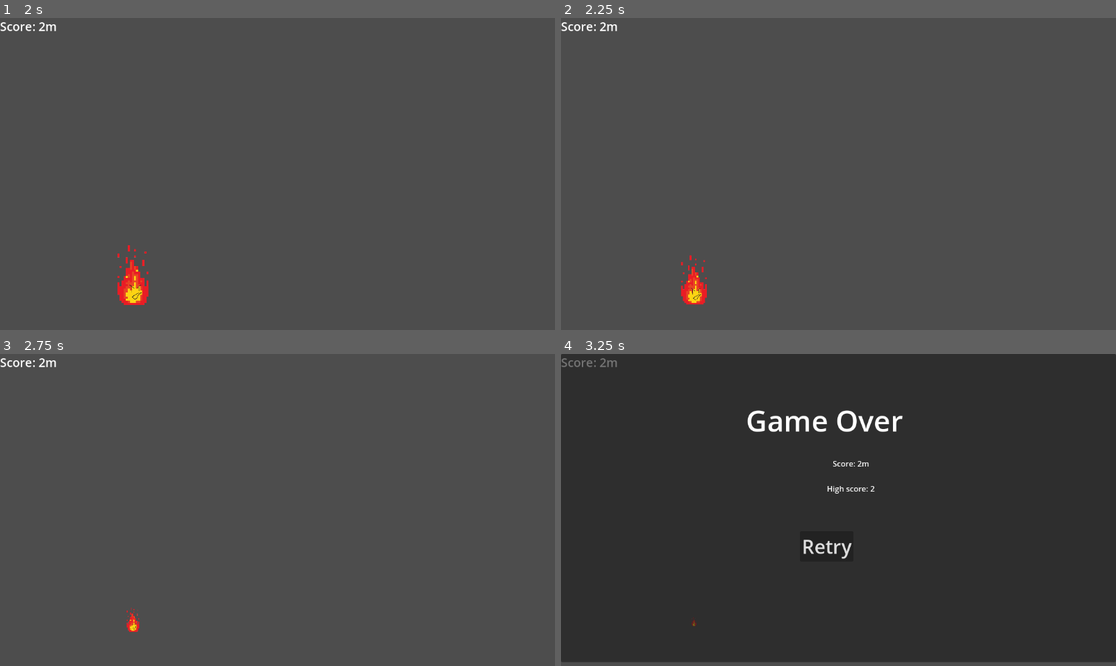
Above: before the commit, frames 1-4 (two rows, left to right).
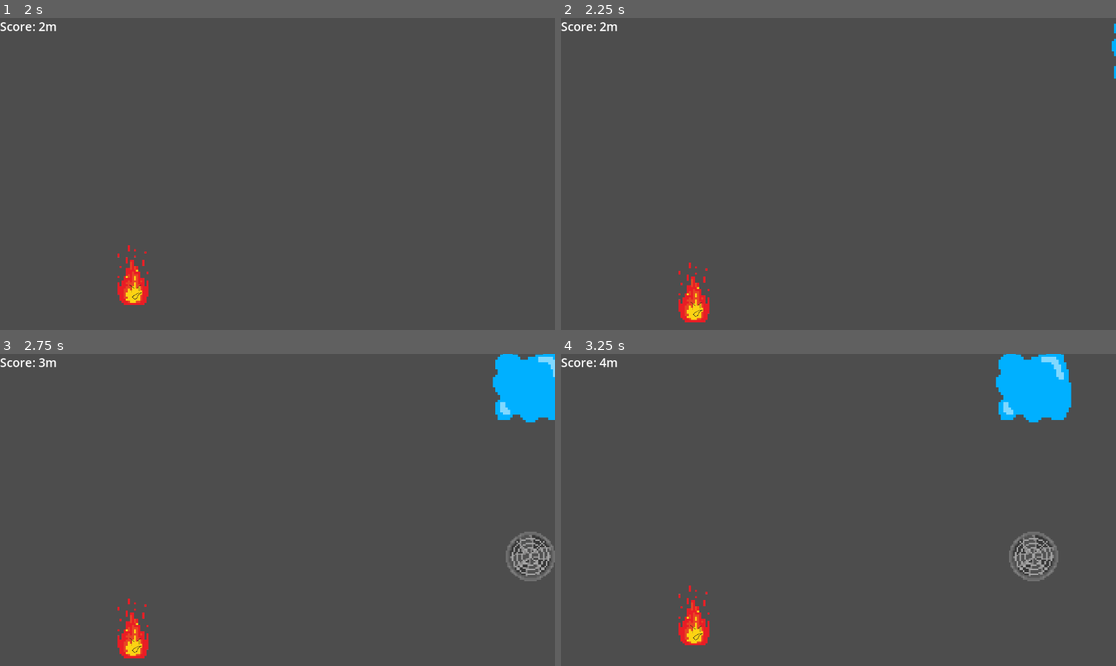
Above: after the commit, the same moments.

Repository: slamontly/Flameborne-Ragestorm
Game: Godot game, scene res://Scenes/Game Scene.tscn
Same seed, same stepped clock (60 frames per second), same inputs: the game is played once before the commit and once after it. The engine's default icon, where the game draws it, is replaced by a stand-in: a white triangle on a blue panel in a dark square.
Inputs:
- Up to frame 1 (2 s): tap Enter (ui_accept) at 0.5, 0.77, 1.25, 1.52 s
- Up to frame 2 (2.25 s): no input
- Up to frame 3 (2.75 s): no input
- Up to frame 4 (3.25 s): tap Enter (ui_accept) at 3.02 s

Frame 1 is identical in both runs. In frame 2, 0.8% of the frame differs, in the area x 21-100%, y 1-98%; in frame 3, 3.4%; in frame 4, 98%, in the area x 0-100%, y 0-99%.

Commit message:
bug fix
 moved unused box
added back obstacles lost prevention
v0.1.1

Diff:
--- a/Scenes/Game Scene.tscn
+++ b/Scenes/Game Scene.tscn
@@ -32,14 +32,12 @@
 height = 19.8088
 
 [sub_resource type="RectangleShape2D" id="RectangleShape2D_sirgk"]
-size = Vector2(132.78, 20)
+size = Vector2(743.185, 37.2054)
 
 [sub_resource type="RectangleShape2D" id="RectangleShape2D_w0fgf"]
+size = Vector2(10.0051, 39.1048)
 
 [sub_resource type="RectangleShape2D" id="RectangleShape2D_8oara"]
-
-[sub_resource type="RectangleShape2D" id="RectangleShape2D_csdbm"]
-size = Vector2(88.8908, 111.114)
 
 [node name="Game Scene" type="Node2D"]
 script = ExtResource("1_v2a0u")
@@ -63,13 +61,14 @@
 [node name="despawner" type="Area2D" parent="player"]
 
 [node name="despawnerarea" type="CollisionShape2D" parent="player/despawner"]
-position = Vector2(-1135.3, -11.7648)
+position = Vector2(-1145.91, -484.227)
 scale = Vector2(0.0347672, 54.9203)
 shape = SubResource("RectangleShape2D_sirgk")
 
 [node name="emergency area" type="CollisionShape2D" parent="player/despawner"]
-position = Vector2(-1300.01, 11.7648)
-scale = Vector2(-0.49672, 59.4206)
+position = Vector2(-1302.49, -555.843)
+rotation = 3.14159
+scale = Vector2(0.49672, -59.4206)
 shape = SubResource("RectangleShape2D_w0fgf")
 
 [node name="spawnobstaclestimer" type="Timer" parent="player"]
@@ -149,8 +148,6 @@
 
 [node name="CollisionShape2D" type="CollisionShape2D" parent="bombd"]
 position = Vector2(0.000244141, 11.1113)
-scale = Vector2(1, 1)
-shape = SubResource("RectangleShape2D_csdbm")
 
 [connection signal="child_exiting_tree" from="." to="." method="_on_child_exiting_tree"]
 [connection signal="togglekillthingy" from="player" to="." method="_on_player_togglekillthingy"]
--- a/Scripts/ventmid.gd
+++ b/Scripts/ventmid.gd
@@ -5,7 +5,8 @@
 func _physics_process(_delta):
 	if not player.dying:
 		position.x -= 4
-
+	if position.x <= -1500:
+		queue_free()
 
 func _on_body_entered(_body):
 	#print(self.name)
--- a/Scripts/water.gd
+++ b/Scripts/water.gd
@@ -10,6 +10,8 @@
 func _physics_process(_delta):
 		if not player.dying:
 			position.x -= 4
+		if position.x <= -1500:
+			queue_free()
 
 func _on_body_entered(_body):
 	player.death()
--- a/project.godot
+++ b/project.godot
@@ -26,4 +26,3 @@
 [rendering]
 
 textures/canvas_textures/default_texture_filter=0
-renderer/rendering_method="mobile"
Not shown: 1 places in Scenes/Game Scene.tscn that only renumber resources
